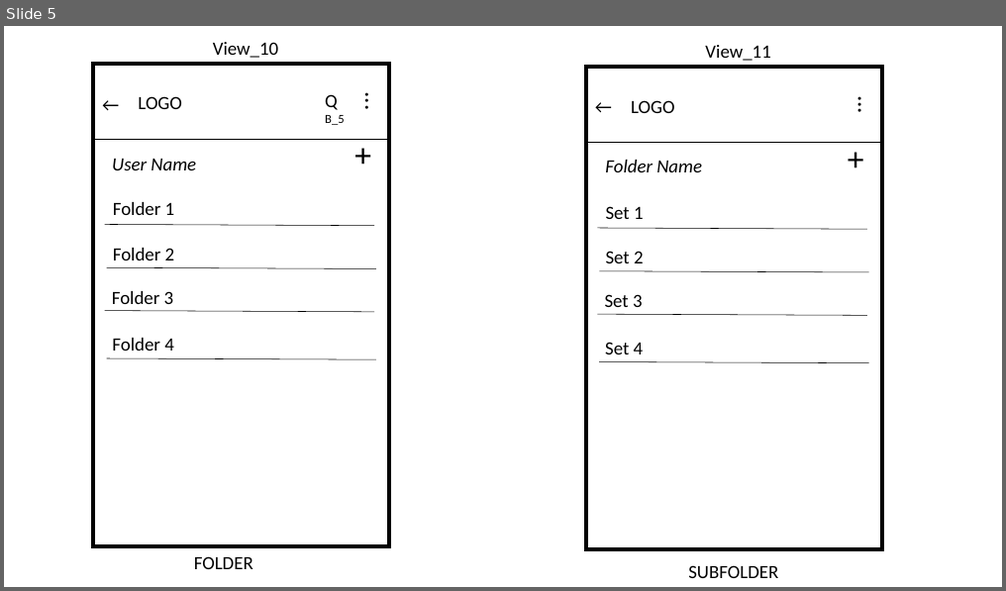
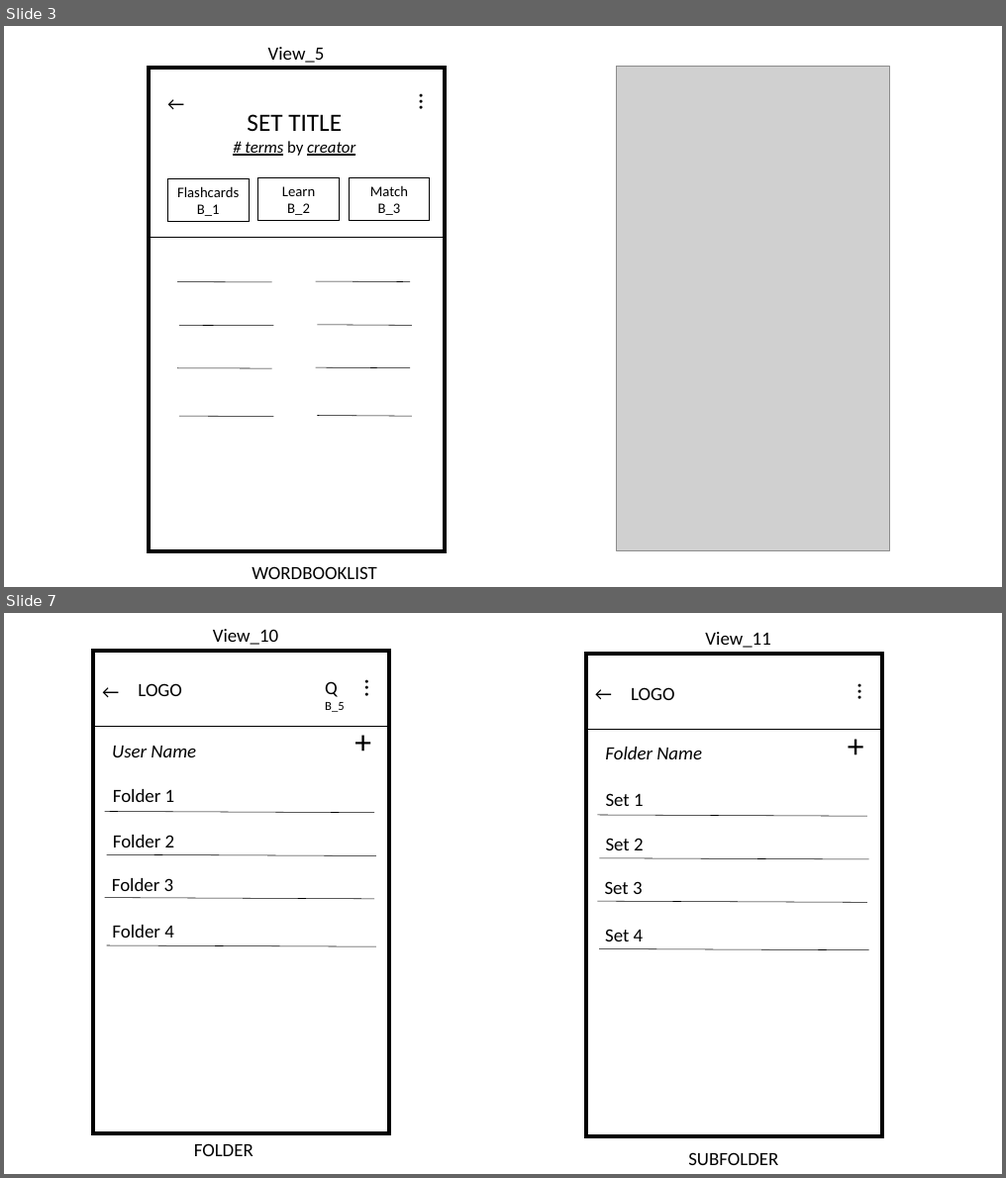
Before and after one commit to mhlee1215/IEDUFlashCard, a slide deck: Device Screen.pptx. Shown one above the other, each under a label of ours: slide 5 before the commit, slides 3 and 7 after it; the slides between them are not shown. The pictures are 1006x591 and 1006x1178 pixels, drawn with LibreOffice and Linux fonts; fonts in the diff are those of the drawing; grey boxes stand for pictures. Boxes give left, top, right and bottom in pixels: in the first picture for what was removed or moved away, otherwise in the second. Text is boxed around its words. In the diff, an @@ line names an element or a change of style, - is before the commit and + after.

```diff
--- a/Device Screen.pptx
+++ b/Device Screen.pptx
@@ slide 3 added at box(4, 26, 1002, 587), background #FFFFFF @@
@@ text added at box(268, 47, 325, 63), 18 pt, text #000000 @@
+View_5
@@ frame added at box(147, 67, 447, 553), fill #000000, outline #000000 1 pt @@
@@ picture added at box(617, 67, 890, 552) @@
@@ text added at box(160, 89, 199, 119), 18 pt, text #000000 @@
+←
@@ text added at box(245, 114, 355, 156), 16 pt, text #000000, italic, underline @@
+SET TITLE
+# terms by creator
@@ text added at box(411, 85, 448, 126), 24 pt, text #000000 @@
+...
@@ rectangle added at box(168, 179, 249, 222), outline #000000 0.75 pt, 14 pt, text #000000 @@
+Flashcards
+B_1
@@ rectangle added at box(258, 178, 340, 221), outline #000000 0.75 pt, 14 pt, text #000000 @@
+Learn
+B_2
@@ rectangle added at box(350, 178, 430, 221), outline #000000 0.75 pt, 14 pt, text #000000 @@
+Match
+B_3
@@ line added from (147, 238) to (447, 238), #000000 0.5 pt @@
@@ line added from (177, 282) to (272, 282), #000000 0.5 pt @@
@@ line added from (316, 281) to (410, 282), #000000 0.5 pt @@
@@ line added from (179, 325) to (273, 325), #000000 0.5 pt @@
@@ line added from (318, 325) to (412, 325), #000000 0.5 pt @@
@@ line added from (177, 369) to (272, 369), #000000 0.5 pt @@
@@ line added from (316, 369) to (410, 369), #000000 0.5 pt @@
@@ line added from (179, 416) to (273, 417), #000000 0.5 pt @@
@@ line added from (318, 416) to (412, 416), #000000 0.5 pt @@
@@ text added at box(252, 567, 376, 579), 18 pt, text #000000 @@
+WORDBOOKLIST
@@ what was slide 5 is now slide 7 @@
```
Also in this commit, not shown: 4 slides changed, 1 other slide added.
